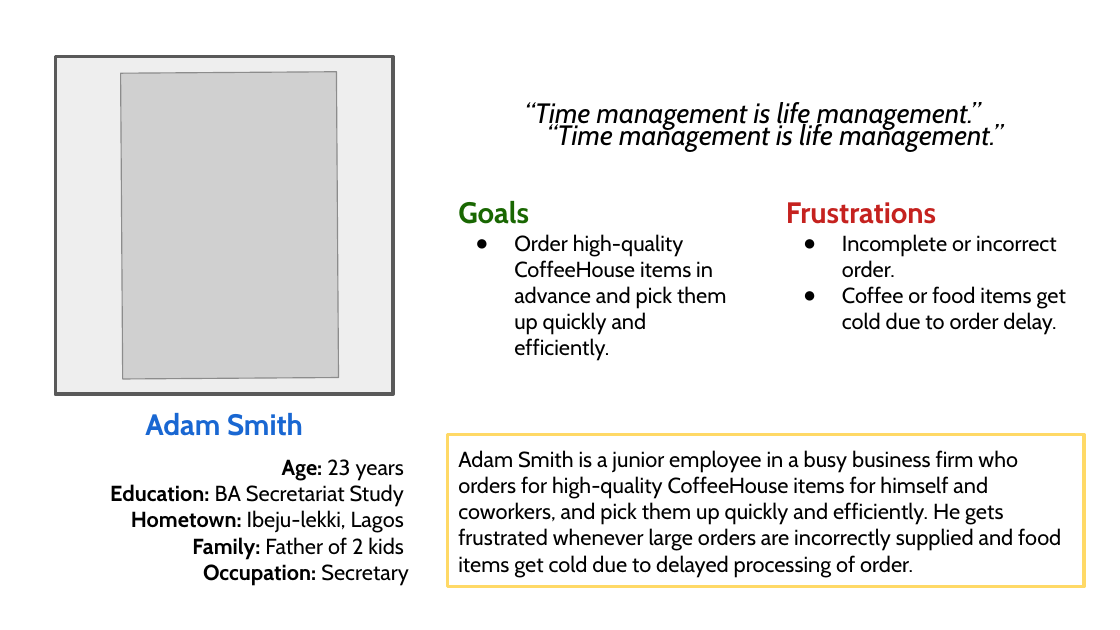
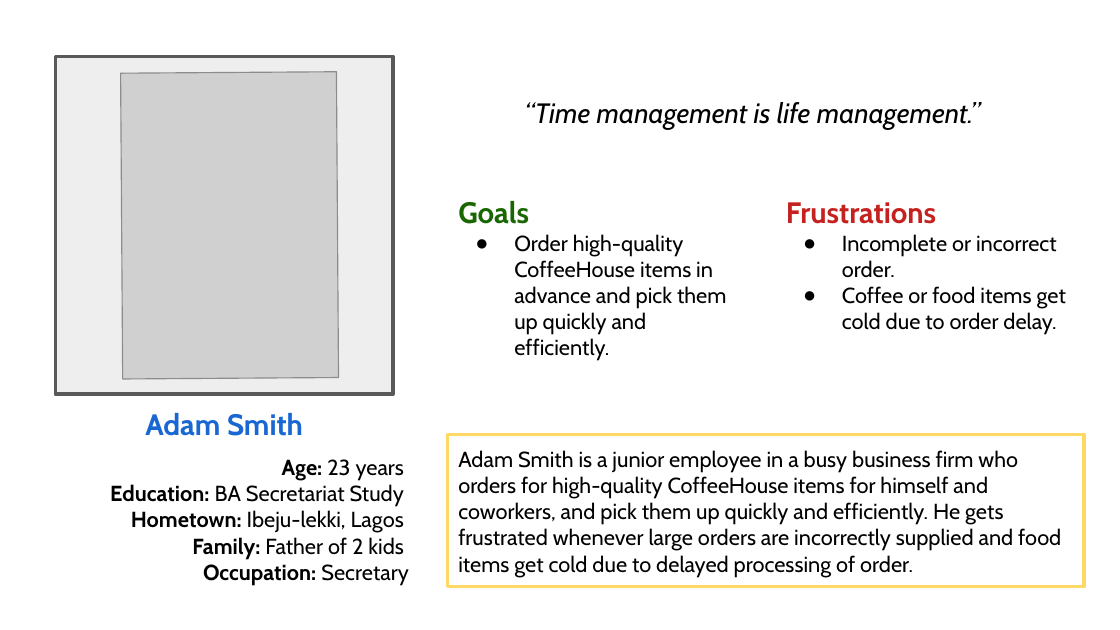
Before and after one commit to adex-badr18/google-ux-design, a slide deck: slide 1 of 02-ux-design-process/Activity-on-persona/Persona.odp. Drawn at 1120x630 pixels with LibreOffice and Linux fonts; fonts in the diff are those of the drawing; grey boxes stand for pictures. Boxes give left, top, right and bottom in pixels: in the first picture for what was removed or moved away, otherwise in the second. Text is boxed around its words. In the diff, an @@ line names an element or a change of style, - is before the commit and + after.

```diff
--- a/02-ux-design-process/Activity-on-persona/Persona.odp
+++ b/02-ux-design-process/Activity-on-persona/Persona.odp
@@ text removed at [524, 102, 981, 129] @@
-“Time management is life management.”
```
Also in this commit, not shown: 6 other files.
